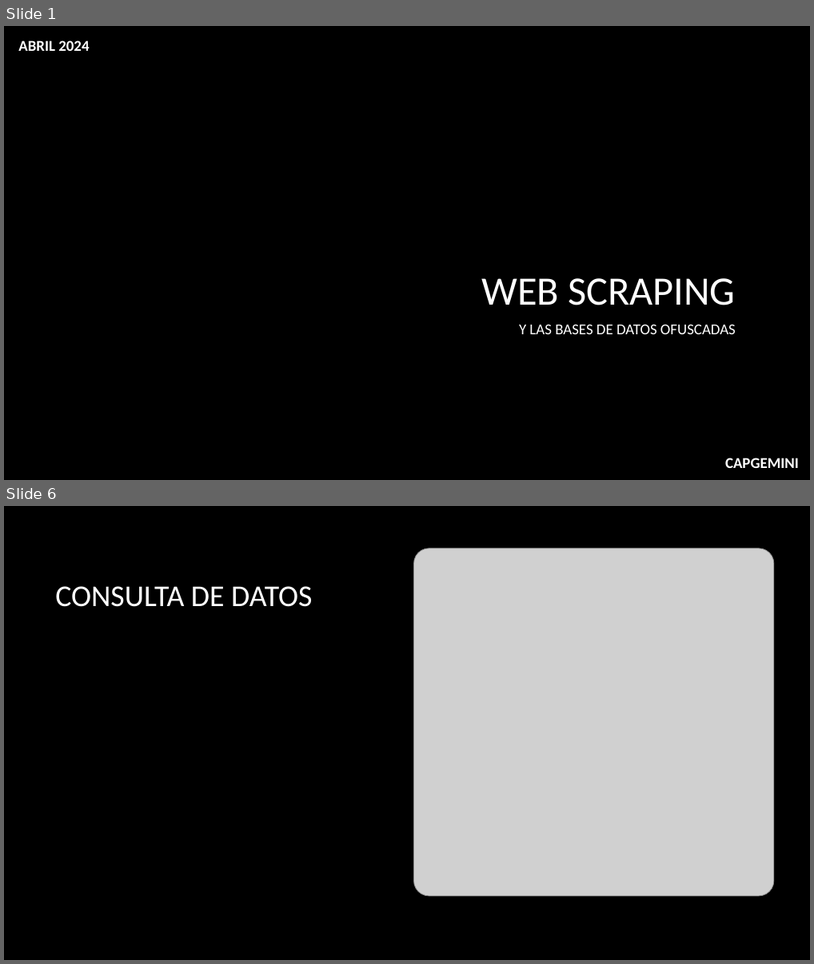
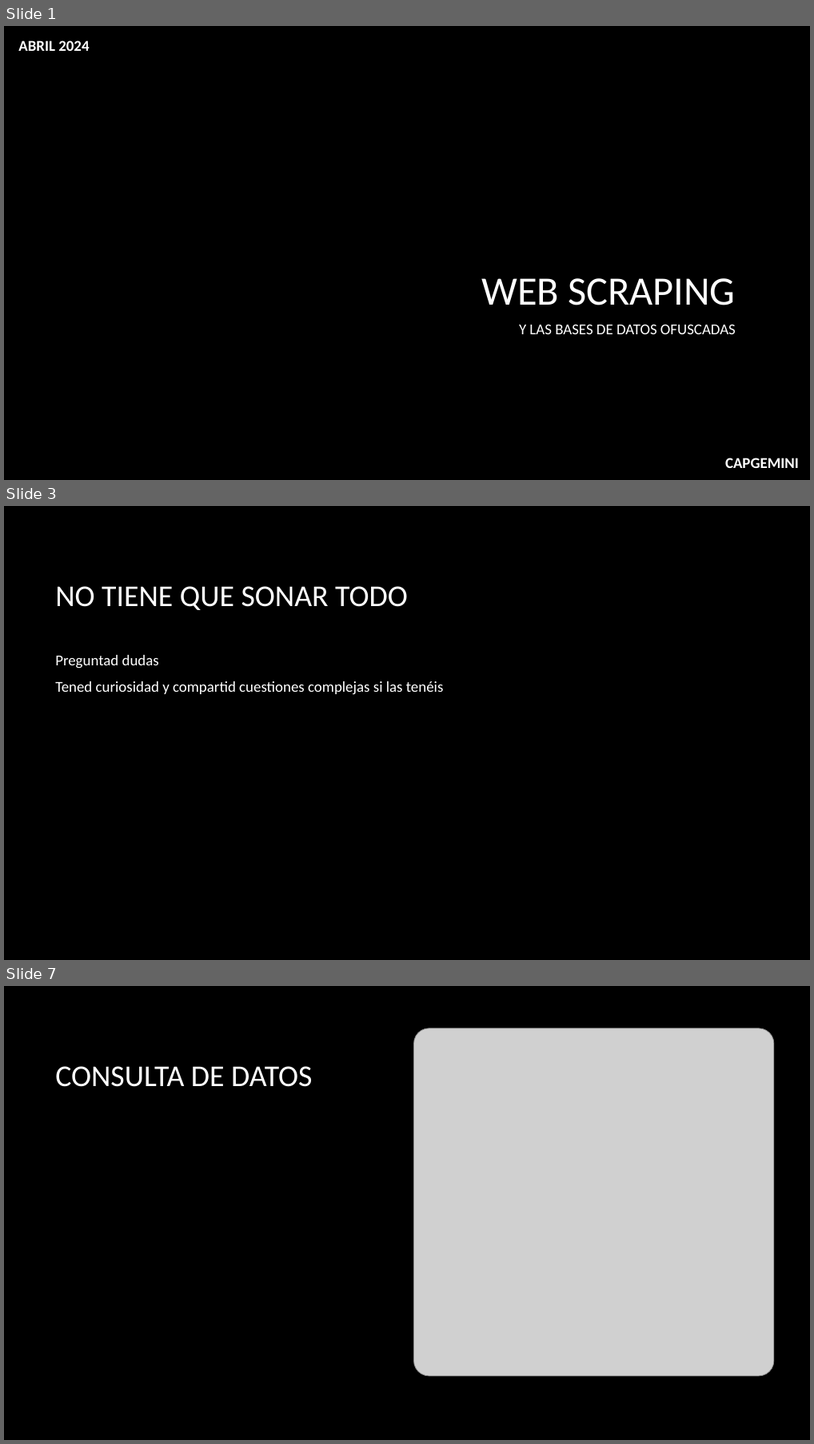
Before and after one commit to jofaval/talks-about, a slide deck: uv/web-scraping-y-las-bases-de-datos-ofuscadas/web-scraping-core.pptx. Shown one above the other, each under a label of ours: slides 1 and 6 before the commit, slides 1, 3 and 7 after it; the slides between them are not shown. The pictures are 814x964 and 814x1444 pixels, drawn with LibreOffice and Linux fonts; fonts in the diff are those of the drawing; grey boxes stand for pictures; background and template pictures are left out. Boxes give left, top, right and bottom in pixels: in the first picture for what was removed or moved away, otherwise in the second. Text is boxed around its words. In the diff, an @@ line names an element or a change of style, - is before the commit and + after.

```diff
--- a/uv/web-scraping-y-las-bases-de-datos-ofuscadas/web-scraping-core.pptx
+++ b/uv/web-scraping-y-las-bases-de-datos-ofuscadas/web-scraping-core.pptx
@@ slide 3 added at [4, 506, 810, 960], background picture (left out) @@
@@ title added at [55, 586, 408, 610], 36 pt, text #FFFFFF @@
+NO TIENE QUE SONAR TODO
@@ text added at [55, 655, 444, 695], 18 pt, text #FFFFFF @@
+Preguntad dudas
+Tened curiosidad y compartid cuestiones complejas si las tenéis
@@ what was slide 6 is now slide 7 @@
```
Also in this commit, not shown: 9 slides changed, 1 other file.
